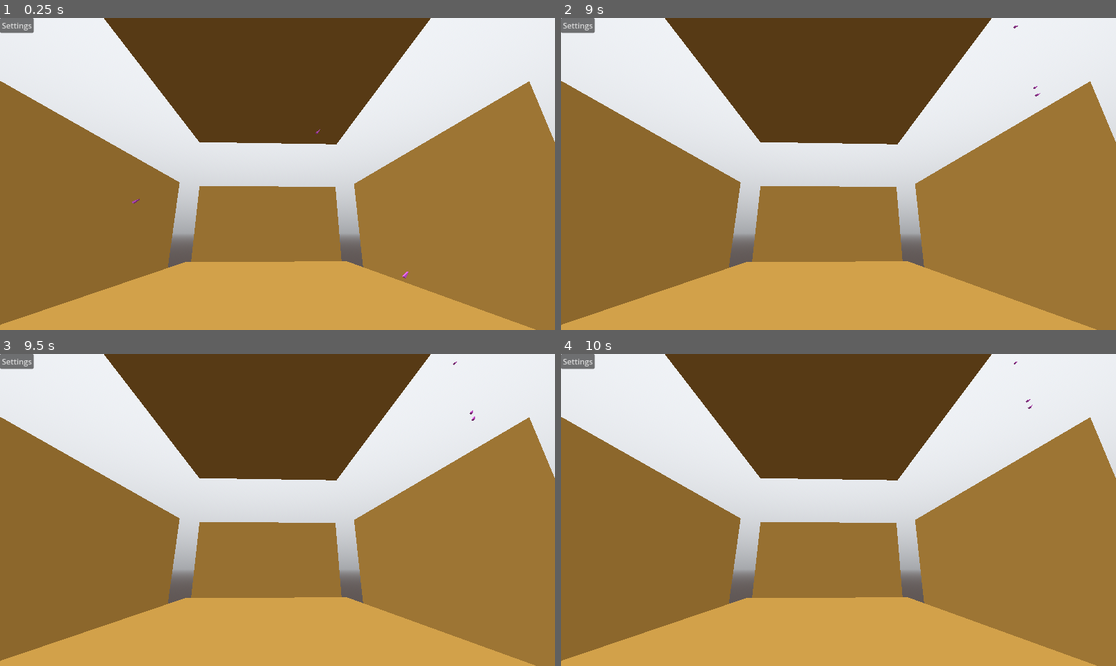
Above: before the commit, frames 1-4 (two rows, left to right).
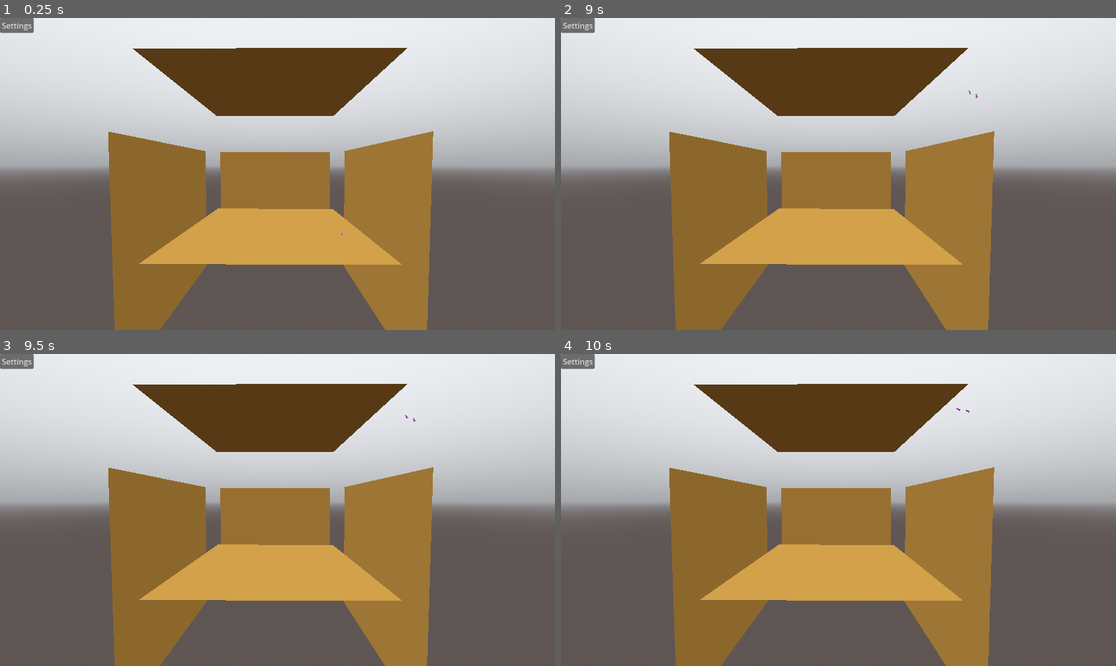
Above: after the commit, the same moments.

Repository: alxwstn/itsaboid
Game: Godot game, scene res://scenes/world.tscn
Two runs of this game, one before a commit and one after it. Both use one fixed random seed, a clock stepped at 60 frames per second and the inputs below.
Inputs:
- Up to frame 1 (0.25 s): no input
- Up to frame 2 (9 s): tap Enter at 0.5, 5, 8 s; click "Settings" at 1.25 s; click "Update" at 2 s; tap Space at 2.75, 5.75 s
- Up to frame 3 (9.5 s): no input
- Up to frame 4 (10 s): tap Space at 9.5 s

The runs differ from the first frame. In frame 1, 66% of the frame differs, in the area x 0-100%, y 0-100%; in frame 2, 66%; in frame 3, 66%; in frame 4, 66%.

Commit message:
a caged boid can still sing

Diff:
--- a/scenes/boid.tscn
+++ b/scenes/boid.tscn
@@ -11,9 +11,7 @@
 material = SubResource("StandardMaterial3D_pvas7")
 size = Vector3(0.2, 0.2, 0.1)
 
-[node name="Boid" type="CharacterBody3D"]
-motion_mode = 1
-slide_on_ceiling = false
+[node name="Boid" type="StaticBody3D"]
 script = ExtResource("1_16t7s")
 
 [node name="CollisionShape3D" type="CollisionShape3D" parent="."]
--- a/scenes/world.tscn
+++ b/scenes/world.tscn
@@ -27,7 +27,7 @@
 environment = SubResource("Environment_bw7qv")
 
 [node name="WorldCamera" parent="." instance=ExtResource("1_hg4r5")]
-transform = Transform3D(0.999327, -0.0102926, -0.0352078, 0, 0.959827, -0.280594, 0.0366814, 0.280405, 0.959181, 0.2842, 3.36044, 17.2561)
+transform = Transform3D(0.999976, -0.000278127, 0.00693799, 0, 0.999198, 0.0400553, -0.00694356, -0.0400544, 0.999174, 0.676622, 7.46199, 25.1019)
 
 [node name="Flock" parent="." instance=ExtResource("2_wqe7o")]
 boid_scene = ExtResource("3_m5yt5")
--- a/scripts/boid.gd
+++ b/scripts/boid.gd
@@ -1,27 +1,72 @@
-extends CharacterBody3D
+extends StaticBody3D
 
 class_name Boid
-const SPEED = 2.0
-var state
+
+# "velocity" of our static body
+var v = Vector3(4,4,0)
+
+var boidParams
 @onready
 var ray = $Ray
+const RAY_LENGTH = 2
 
-func initialize(_state, _position):
-	state = _state
+#var boidParams = {
+	#"boids": [],
+	#"turnfactor": 0.2,
+	#"visualRange": 20,
+	#"protectedRange": 2,
+	#"centeringfactor": 0.0005,
+	#"avoidfactor": 0.05,
+	#"matchingfactor": 0.05,
+	#"maxspeed": 3,
+	#"minspeed": 2,
+	#"flockSize": 3
+#}
+
+# inintialize the boid with a reference to the flock parameters
+func initialize(_boidParams, _position):
+	boidParams = _boidParams
 	position = _position
+	$Ray.target_position = Vector3(0, 0, RAY_LENGTH)
 #
 func _physics_process(delta):
-	#var direction = (Vector3(randf_range(-1.0, 1.0), randf_range(-1.0, 1.0), 0)).normalized()
-	var direction = (Vector3(randf_range(.5, 1.0), randf_range(.5, 1.0), 0)).normalized()
-	look_at(direction*100, Vector3.UP, true)
+	# set up accumulators
+	var pos_avg = Vector3(0,0,0)
+	var vel_avg = Vector3(0,0,0)
+	var close_delta = Vector3(0,0,0)
+	var neighboring_boids = 0
 
+	#for boid in boidParams["boids"]:
+
+	# edge detection adjustments
+
+	# Look where you're going! Scaling made this more immediate *shrug*
+	look_at(v*100, Vector3.UP, true)
+	# enforce speed limits
+	var speed = v.length()
+	if speed < boidParams["minspeed"]:
+		v = boidParams["minspeed"]*v/speed
+	elif speed > boidParams["maxspeed"]:
+		v = boidParams["minspeed"]*v/speed
+
+	# if the boid is on a collision course with our boundaries,
+	# adjust direction by the turning factor
+	# Deviates from classic boids a bit. Could switch from Ray to
+	# an Area3D or us the classic boids margin calculation
 	if ray.is_colliding():
 		var obj = ray.get_collider()
 		if (obj.is_in_group("cage")):
-			pass
-			#print("I am still just a boid in a cage")
-	if direction:
-		velocity.x = direction.x * SPEED
-		velocity.y = direction.y * SPEED
-#
-	move_and_slide()
+			if obj.name == "Ceiling":
+				v[1] -= boidParams["turnfactor"]
+
+			if obj.name == "Floor":
+				v[1] += boidParams["turnfactor"]
+
+			if obj.name == "StageLeft":
+				v[0] -= boidParams["turnfactor"]
+				print("STAGELEFT")
+
+			if obj.name == "StageRight":
+				v[0] += boidParams["turnfactor"]
+
+	position += v*delta
--- a/scripts/flock.gd
+++ b/scripts/flock.gd
@@ -8,16 +8,16 @@
 		randf_range(xbounds[0], xbounds[1]),
 		randf_range(ybounds[0], ybounds[1]),
 		8)
-		# For 3D, Also need to adjust camera
-		#randf_range(zbounds[0], zbounds[1]))
+		# For 3D, Also need to adjust camera and boid implementation
+		# randf_range(zbounds[0], zbounds[1]))
 
-func reset_boids(state, xbounds: Vector2, ybounds: Vector2, zbounds: Vector2):
+func reset_boids(boidParams, xbounds: Vector2, ybounds: Vector2, zbounds: Vector2):
 
 	for child in get_children():
 		child.queue_free()
 
-	for i in range(state["flockSize"]):
+	for i in range(boidParams["flockSize"]):
 		var boid = boid_scene.instantiate()
-		state["boids"].append(boid)
-		boid.initialize(state, get_initial_boid_pos(xbounds, ybounds, zbounds))
+		boidParams["boids"].append(boid)
+		boid.initialize(boidParams, get_initial_boid_pos(xbounds, ybounds, zbounds))
 		add_child(boid)
--- a/scripts/world.gd
+++ b/scripts/world.gd
@@ -3,9 +3,9 @@
 @onready var flock = $Flock
 @onready var cage = $Cage
 
-var state = {
+var boidParams = {
 	"boids": [],
-	"turnfactor": 0.2,
+	"turnfactor": 0.5,
 	"visualRange": 20,
 	"protectedRange": 2,
 	"centeringfactor": 0.0005,
@@ -22,8 +22,8 @@
 # Called when the node enters the scene tree for the first time.
 func _ready():
 	cage.initialize(xbounds, ybounds, zbounds)
-	flock.reset_boids(state, xbounds, ybounds, zbounds)
+	flock.reset_boids(boidParams, xbounds, ybounds, zbounds)
 
-func _on_ui_state_reset(_state):
-	state = _state
-	flock.reset_boids(state, xbounds, ybounds, zbounds)
+func _on_ui_state_reset(_boidParams):
+	boidParams = _boidParams
+	flock.reset_boids(boidParams, xbounds, ybounds, zbounds)
